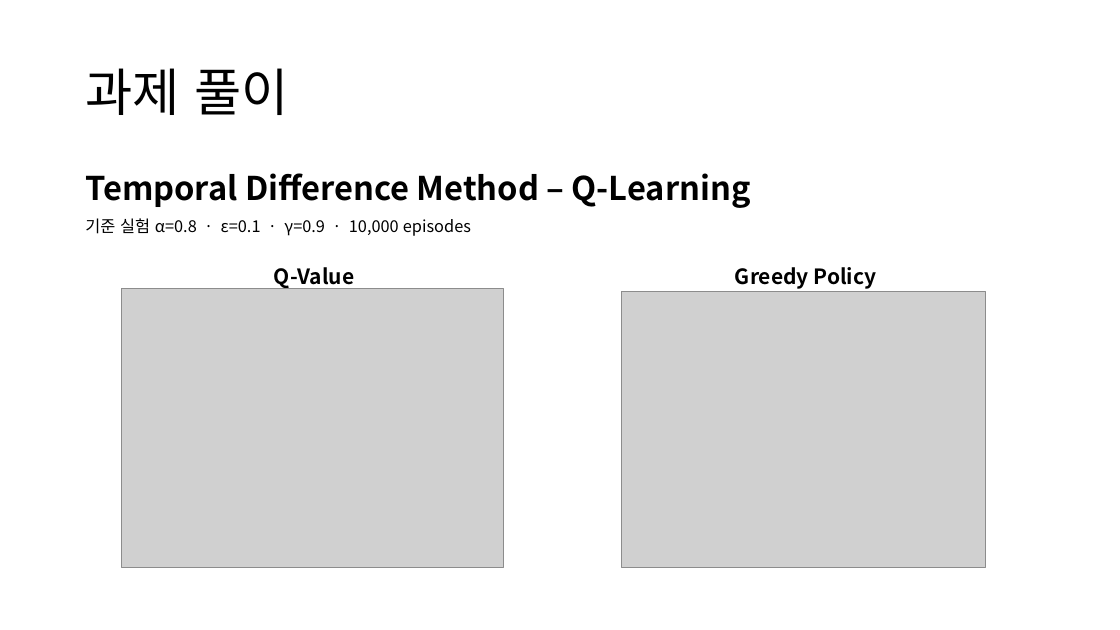
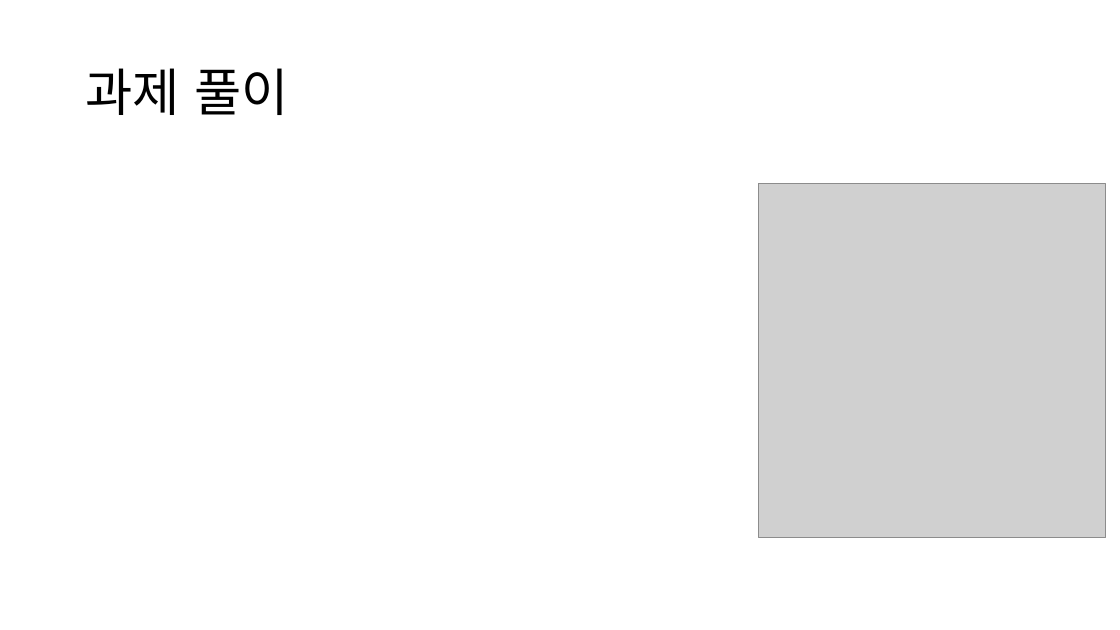
Before and after one commit to KweonTJ/Reinforcement_Learning, a slide deck: slide 5 of 8. Neural Network/8. Neural Network.pptx (slide 8 before the commit). Drawn at 1120x630 pixels with LibreOffice and Linux fonts; fonts in the diff are those of the drawing; grey boxes stand for pictures; background and template pictures are left out. Boxes give left, top, right and bottom in pixels: in the first picture for what was removed or moved away, otherwise in the second. Text is boxed around its words. In the diff, an @@ line names an element or a change of style, - is before the commit and + after.

```diff
--- a/8. Neural Network/8. Neural Network.pptx
+++ b/8. Neural Network/8. Neural Network.pptx
@@ text removed at (x1=85, y1=173, x2=751, y2=236) @@
-Temporal Difference Method – Q-Learning
-기준 실험 α=0.8 · ε=0.1 · γ=0.9 · 10,000 episodes
@@ picture added at (x1=759, y1=184, x2=1106, y2=538) @@
@@ table removed at (x1=68, y1=256, x2=1051, y2=324), 2 rows, 2 columns @@
-Q-Value | Greedy Policy
- | 
@@ picture removed at (x1=122, y1=289, x2=503, y2=568) @@
@@ picture removed at (x1=622, y1=292, x2=986, y2=567) @@
```
Also in this commit, not shown: 3 other slides changed, 20 slides added, 7 slides removed, 3 other files.
